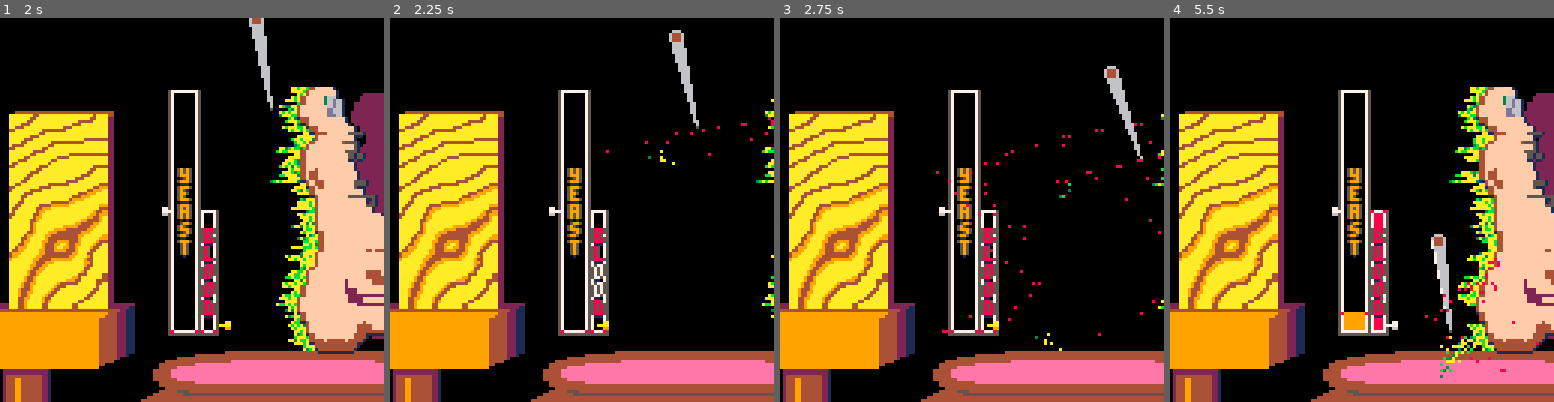
Above: before the commit, frames 1-4 (left to right).
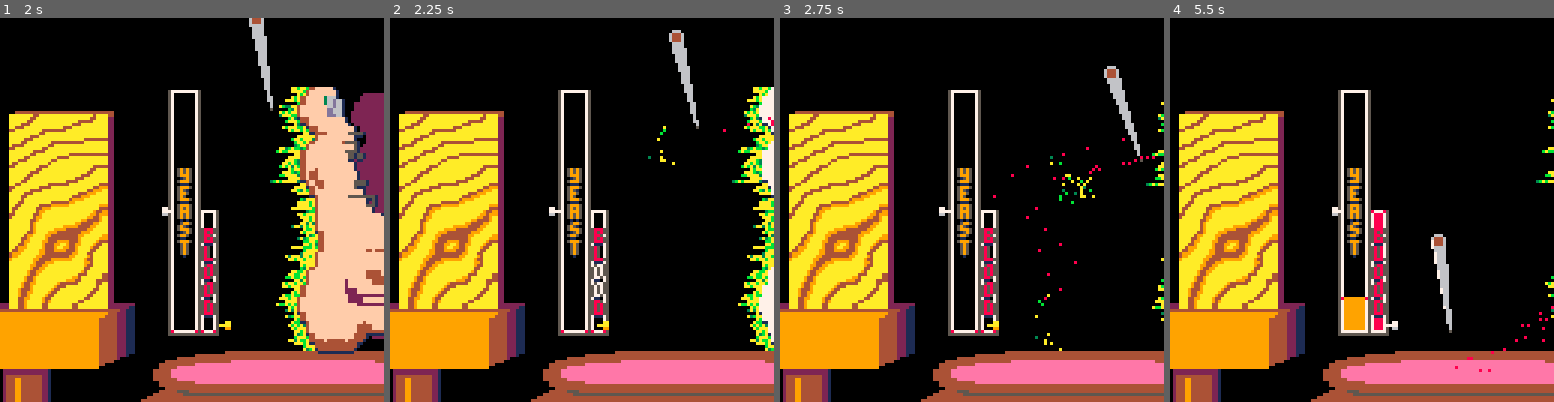
Above: after the commit, the same moments.

Repository: PingSquad/shenanijam
Game: PICO-8 cartridge dwarven-ale.p8
Same seed, same stepped clock (60 frames per second), same inputs: the game is played once before the commit and once after it.
Inputs:
- Up to frame 1 (2 s): tap X (X key) at 0.33, 1.07, 1.85 s; tap O (Z key) at 0.7, 1.7 s; hold Right from 1.6 s (still down)
- Up to frame 2 (2.25 s): release Right at 2.1 s; tap O (Z key) at 2.1 s; hold Up from 2.15 s (still down)
- Up to frame 3 (2.75 s): release Up at 2.42 s; hold Right from 2.47 s (still down); tap O (Z key) at 2.5 s
- Up to frame 4 (5.5 s): tap O (Z key) every 0.4 s from 2.9 to 5.3 s; tap X (X key) at 2.97, 4.08, 5.2 s; release Right at 3.03 s; hold Left 3.08-3.58 s; hold Down 3.63-3.97 s; hold Right 4.02-4.68 s; hold Up 4.73-5.03 s; hold Left from 5.08 s (still down)

Frame 1 is identical in both runs. In frame 2, 3.7% of the frame differs, in the area x 56-100%, y 17-87%; in frame 3, 1.0%; in frame 4, 15%, in the area x 44-100%, y 17-94%.

Commit message:
less things cut foot

Diff:
--- a/dwarven-ale.p8
+++ b/dwarven-ale.p8
@@ -112,9 +112,12 @@
 -- spouts blood
 -- retracts
 function cut_foot(x,y)
- foot.dx = foot.max_dx
  x = flr(x-foot.offx)
  y = flr(y-foot.offy)
+ if x < foot.x or y < foot.y or y > foot.y+foot.h then
+  return
+ end
+ foot.dx = foot.max_dx
  add(foot.blood_spouts,
      make_blood_fountain(x+1,y+1,
                          -rnd(10),rnd(2)-1,
